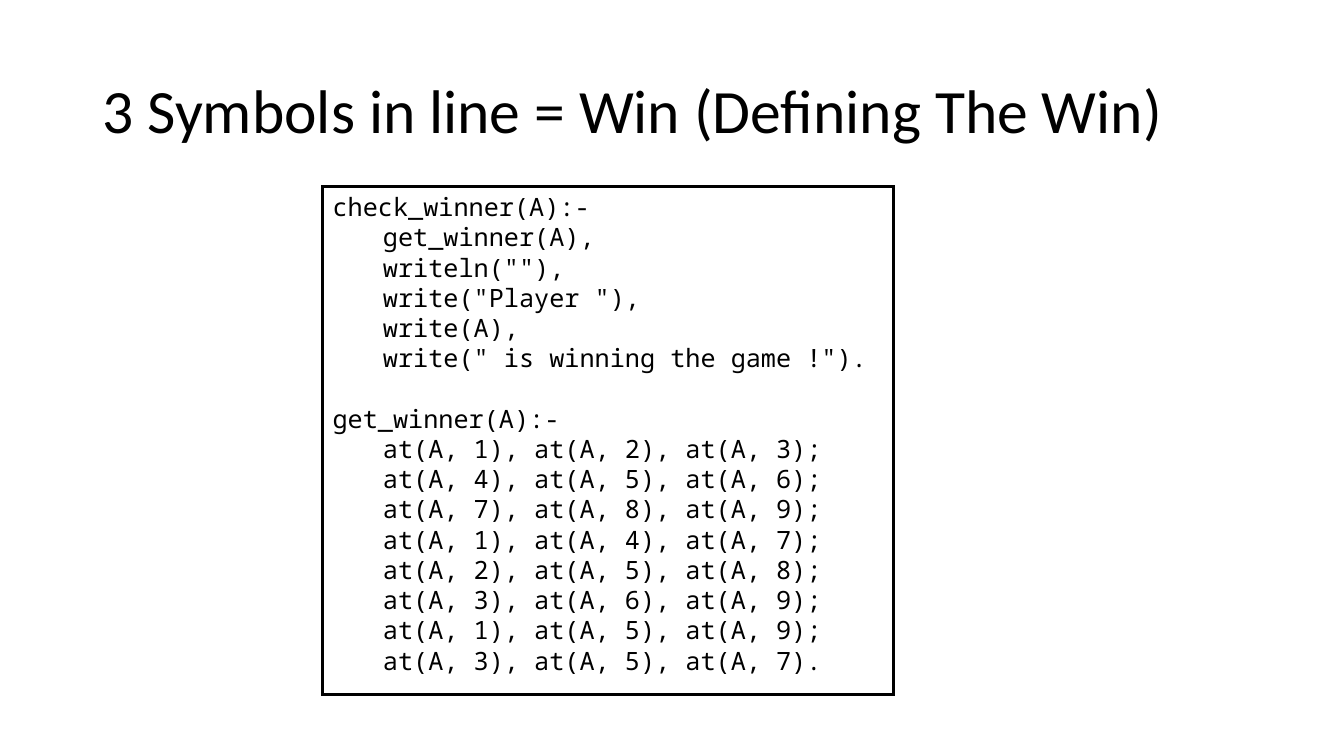
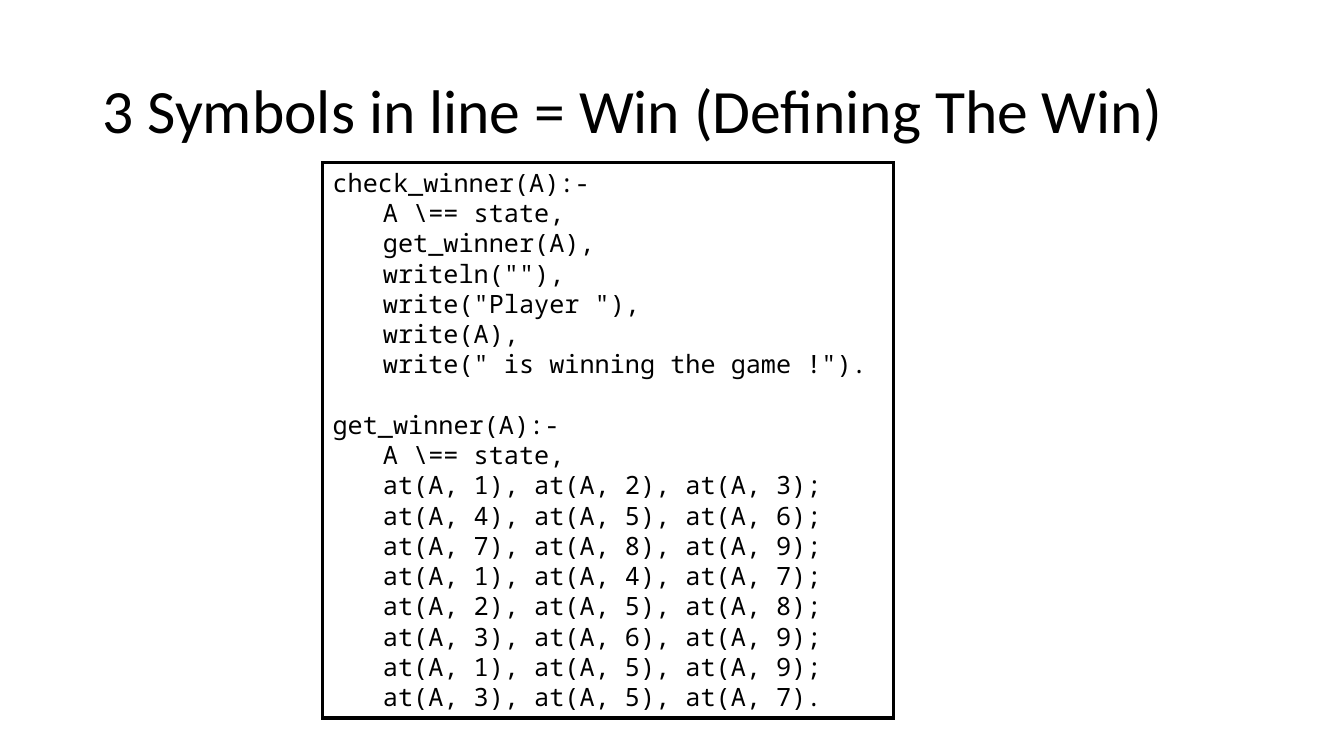
Before and after one commit to agtbaskara/prolog-tic-tac-toe, a slide deck: slide 7 of TicTacToeProlog.pptx. Drawn at 1344x756 pixels with LibreOffice and Linux fonts; fonts in the diff are those of the drawing. Boxes give left, top, right and bottom in pixels: in the first picture for what was removed or moved away, otherwise in the second. Text is boxed around its words. In the diff, an @@ line names an element or a change of style, - is before the commit and + after.

```diff
--- a/TicTacToeProlog.pptx
+++ b/TicTacToeProlog.pptx
@@ rectangle "check_winner(A):-": place and size @@
-rectangle "check_winner(A):-" at <box>323,187,893,695</box>
+rectangle "check_winner(A):-" at <box>323,162,893,718</box>
@@ text in rectangle at <box>383,204,565,226</box>: paragraph added @@
+  A \== state,
@@ text in rectangle at <box>383,446,565,468</box>: paragraph added @@
+  A \== state,
```
Also in this commit, not shown: 1 other file.
